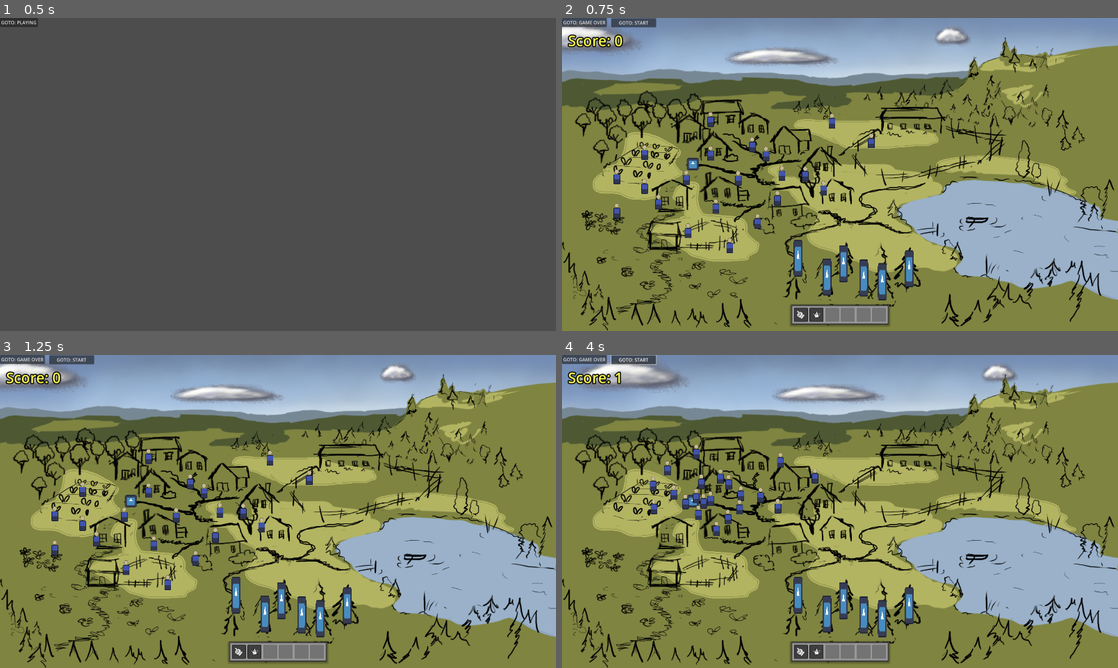
Above: before the commit, frames 1-4 (two rows, left to right).
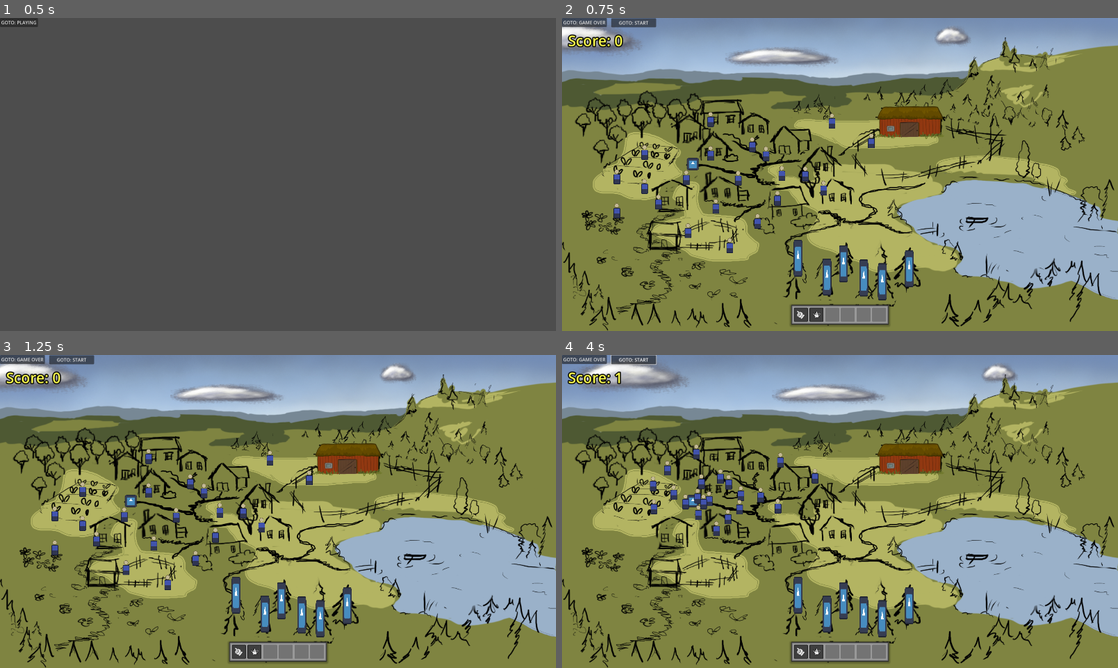
Above: after the commit, the same moments.

Repository: arget4me/cosyville
Game: Godot game, scene res://Scenes/main_scene.tscn
Two runs of this game, one before a commit and one after it. Both use one fixed random seed, a clock stepped at 60 frames per second and the inputs below. The engine's default icon, where the game draws it, is replaced by a stand-in: a white triangle on a blue panel in a dark square.
Inputs (mouse positions are in pixels of both pictures, inside the frame that each line leads up to):
- Up to frame 1 (0.5 s): no input
- Up to frame 2 (0.75 s): click "GOTO: PLAYING" at 0.5 s
- Up to frame 3 (1.25 s): no input
- Up to frame 4 (4 s): click "GOTO: START" at 1.25 s; click "GOTO: START" at 2 s; move the mouse to (695, 502) at 2.77 s; press the mouse at (695, 502) at 2.78 s; hold Right (ui_right) 2.78-3.53 s; move the mouse to (845, 602) at 3.52 s; release the mouse at (845, 602) at 3.53 s; hold Down (ui_down) from 3.53 s (still down); click (845, 602) at 3.6 s

Frame 1 is identical in both runs. In frame 2, 1.1% of the frame differs, in the area x 56-69%, y 28-39%; in frame 3, 1.1%; in frame 4, 1.2%, in the area x 23-69%, y 28-50%.

Commit message:
Add Ladan

Diff:
--- /dev/null
+++ b/Scenes/World/ladan.tscn
@@ -0,0 +1,24 @@
+[gd_scene load_steps=3 format=3 uid="uid://b16bki12o36mf"]
+
+[ext_resource type="Texture2D" uid="uid://k1bomiv5xy1k" path="res://art/world/Props/ladan.PNG" id="1_toibe"]
+
+[sub_resource type="CapsuleShape2D" id="CapsuleShape2D_61u7c"]
+radius = 5.34
+height = 197.34
+
+[node name="Ladan" type="Node2D"]
+
+[node name="Sprite" type="Sprite2D" parent="."]
+z_as_relative = false
+y_sort_enabled = true
+position = Vector2(3, -3.04999)
+texture = ExtResource("1_toibe")
+offset = Vector2(0, -53.45)
+
+[node name="StaticBody2D" type="StaticBody2D" parent="."]
+position = Vector2(1, -2.04999)
+rotation = 1.56887
+
+[node name="CollisionShape2D" type="CollisionShape2D" parent="StaticBody2D"]
+position = Vector2(-12.9942, -3.025)
+shape = SubResource("CapsuleShape2D_61u7c")
--- a/Scenes/cosy_village_clicking_example.tscn
+++ b/Scenes/cosy_village_clicking_example.tscn
@@ -7,6 +7,7 @@
 [ext_resource type="PackedScene" uid="uid://cbycy8bbyocpe" path="res://Scenes/Clicking/clickable.tscn" id="3_v8xti"]
 [ext_resource type="PackedScene" uid="uid://74idepem82pk" path="res://Scenes/Chaos/FireTree.tscn" id="6_ekpvo"]
 [ext_resource type="PackedScene" uid="uid://dqwcom1xx1r5h" path="res://Scenes/villager_instance.tscn" id="7_jhwky"]
+[ext_resource type="PackedScene" uid="uid://b16bki12o36mf" path="res://Scenes/World/ladan.tscn" id="8_gfc0v"]
 
 [node name="CosyVillage" type="Node2D"]
 
@@ -31,85 +32,116 @@
 [node name="Clickable" parent="Village" instance=ExtResource("3_v8xti")]
 scale = Vector2(2.09422, 2.11328)
 
-[node name="FireTrees" type="Node" parent="."]
+[node name="YSORT" type="Node2D" parent="."]
+y_sort_enabled = true
 
-[node name="FireTree" parent="FireTrees" instance=ExtResource("6_ekpvo")]
+[node name="VillagerInstance" parent="YSORT" instance=ExtResource("7_jhwky")]
+z_as_relative = false
+position = Vector2(762, 562)
+
+[node name="VillagerInstance2" parent="YSORT" instance=ExtResource("7_jhwky")]
+z_as_relative = false
+position = Vector2(534, 676)
+
+[node name="VillagerInstance3" parent="YSORT" instance=ExtResource("7_jhwky")]
+z_as_relative = false
+position = Vector2(438, 760)
+
+[node name="VillagerInstance4" parent="YSORT" instance=ExtResource("7_jhwky")]
+z_as_relative = false
+position = Vector2(906, 613)
+
+[node name="VillagerInstance5" parent="YSORT" instance=ExtResource("7_jhwky")]
+z_as_relative = false
+position = Vector2(678, 727)
+
+[node name="VillagerInstance6" parent="YSORT" instance=ExtResource("7_jhwky")]
+z_as_relative = false
+position = Vector2(582, 811)
+
+[node name="VillagerInstance7" parent="YSORT" instance=ExtResource("7_jhwky")]
+z_as_relative = false
+position = Vector2(660, 463)
+
+[node name="VillagerInstance8" parent="YSORT" instance=ExtResource("7_jhwky")]
+z_as_relative = false
+position = Vector2(432, 577)
+
+[node name="VillagerInstance9" parent="YSORT" instance=ExtResource("7_jhwky")]
+z_as_relative = false
+position = Vector2(336, 661)
+
+[node name="VillagerInstance10" parent="YSORT" instance=ExtResource("7_jhwky")]
+z_as_relative = false
+position = Vector2(1071, 450)
+
+[node name="VillagerInstance11" parent="YSORT" instance=ExtResource("7_jhwky")]
+z_as_relative = false
+position = Vector2(843, 564)
+
+[node name="VillagerInstance12" parent="YSORT" instance=ExtResource("7_jhwky")]
+z_as_relative = false
+position = Vector2(747, 648)
+
+[node name="VillagerInstance13" parent="YSORT" instance=ExtResource("7_jhwky")]
+z_as_relative = false
+position = Vector2(935, 381)
+
+[node name="VillagerInstance14" parent="YSORT" instance=ExtResource("7_jhwky")]
+z_as_relative = false
+position = Vector2(707, 495)
+
+[node name="VillagerInstance15" parent="YSORT" instance=ExtResource("7_jhwky")]
+z_as_relative = false
+position = Vector2(611, 579)
+
+[node name="VillagerInstance16" parent="YSORT" instance=ExtResource("7_jhwky")]
+z_as_relative = false
+position = Vector2(516, 376)
+
+[node name="VillagerInstance17" parent="YSORT" instance=ExtResource("7_jhwky")]
+z_as_relative = false
+position = Vector2(288, 490)
+
+[node name="VillagerInstance18" parent="YSORT" instance=ExtResource("7_jhwky")]
+z_as_relative = false
+position = Vector2(192, 574)
+
+[node name="VillagerInstance19" parent="YSORT" instance=ExtResource("7_jhwky")]
+z_as_relative = false
+position = Vector2(516, 493)
+
+[node name="VillagerInstance20" parent="YSORT" instance=ExtResource("7_jhwky")]
+z_as_relative = false
+position = Vector2(288, 607)
+
+[node name="VillagerInstance21" parent="YSORT" instance=ExtResource("7_jhwky")]
+z_as_relative = false
+position = Vector2(192, 691)
+
+[node name="FireTree" parent="YSORT" instance=ExtResource("6_ekpvo")]
+z_as_relative = false
 position = Vector2(974, 916)
 
-[node name="FireTree2" parent="FireTrees" instance=ExtResource("6_ekpvo")]
+[node name="FireTree2" parent="YSORT" instance=ExtResource("6_ekpvo")]
+z_as_relative = false
 position = Vector2(917, 962)
 
-[node name="FireTree3" parent="FireTrees" instance=ExtResource("6_ekpvo")]
+[node name="FireTree3" parent="YSORT" instance=ExtResource("6_ekpvo")]
+z_as_relative = false
 position = Vector2(1044, 965)
 
-[node name="FireTree4" parent="FireTrees" instance=ExtResource("6_ekpvo")]
+[node name="FireTree4" parent="YSORT" instance=ExtResource("6_ekpvo")]
+z_as_relative = false
 position = Vector2(1108, 978)
 
-[node name="FireTree5" parent="FireTrees" instance=ExtResource("6_ekpvo")]
+[node name="FireTree5" parent="YSORT" instance=ExtResource("6_ekpvo")]
+z_as_relative = false
 position = Vector2(817, 897)
 
-[node name="FireTree6" parent="FireTrees" instance=ExtResource("6_ekpvo")]
+[node name="FireTree6" parent="YSORT" instance=ExtResource("6_ekpvo")]
+z_as_relative = false
 position = Vector2(1201, 933)
 
-[node name="VillagerInstance" parent="." instance=ExtResource("7_jhwky")]
-position = Vector2(762, 562)
-
-[node name="VillagerInstance2" parent="." instance=ExtResource("7_jhwky")]
-position = Vector2(534, 676)
-
-[node name="VillagerInstance3" parent="." instance=ExtResource("7_jhwky")]
-position = Vector2(438, 760)
-
-[node name="VillagerInstance4" parent="." instance=ExtResource("7_jhwky")]
-position = Vector2(906, 613)
-
-[node name="VillagerInstance5" parent="." instance=ExtResource("7_jhwky")]
-position = Vector2(678, 727)
-
-[node name="VillagerInstance6" parent="." instance=ExtResource("7_jhwky")]
-position = Vector2(582, 811)
-
-[node name="VillagerInstance7" parent="." instance=ExtResource("7_jhwky")]
-position = Vector2(660, 463)
-
-[node name="VillagerInstance8" parent="." instance=ExtResource("7_jhwky")]
-position = Vector2(432, 577)
-
-[node name="VillagerInstance9" parent="." instance=ExtResource("7_jhwky")]
-position = Vector2(336, 661)
-
-[node name="VillagerInstance10" parent="." instance=ExtResource("7_jhwky")]
-position = Vector2(1071, 450)
-
-[node name="VillagerInstance11" parent="." instance=ExtResource("7_jhwky")]
-position = Vector2(843, 564)
-
-[node name="VillagerInstance12" parent="." instance=ExtResource("7_jhwky")]
-position = Vector2(747, 648)
-
-[node name="VillagerInstance13" parent="." instance=ExtResource("7_jhwky")]
-position = Vector2(935, 381)
-
-[node name="VillagerInstance14" parent="." instance=ExtResource("7_jhwky")]
-position = Vector2(707, 495)
-
-[node name="VillagerInstance15" parent="." instance=ExtResource("7_jhwky")]
-position = Vector2(611, 579)
-
-[node name="VillagerInstance16" parent="." instance=ExtResource("7_jhwky")]
-position = Vector2(516, 376)
-
-[node name="VillagerInstance17" parent="." instance=ExtResource("7_jhwky")]
-position = Vector2(288, 490)
-
-[node name="VillagerInstance18" parent="." instance=ExtResource("7_jhwky")]
-position = Vector2(192, 574)
-
-[node name="VillagerInstance19" parent="." instance=ExtResource("7_jhwky")]
-position = Vector2(516, 493)
-
-[node name="VillagerInstance20" parent="." instance=ExtResource("7_jhwky")]
-position = Vector2(288, 607)
-
-[node name="VillagerInstance21" parent="." instance=ExtResource("7_jhwky")]
-position = Vector2(192, 691)
+[node name="Ladan" parent="YSORT" instance=ExtResource("8_gfc0v")]
+position = Vector2(1200, 420)
--- a/Scenes/villager_instance.tscn
+++ b/Scenes/villager_instance.tscn
@@ -4,7 +4,7 @@
 [ext_resource type="Texture2D" uid="uid://cgtomismlwwyu" path="res://art/People/VillagerMale.png" id="2_ereig"]
 
 [sub_resource type="RectangleShape2D" id="RectangleShape2D_0q22o"]
-size = Vector2(92, 156)
+size = Vector2(72, 124)
 
 [node name="VillagerInstance" type="CharacterBody2D"]
 y_sort_enabled = true
@@ -19,6 +19,6 @@
 offset = Vector2(0, -61.045)
 
 [node name="CollisionShape2D" type="CollisionShape2D" parent="."]
-position = Vector2(-0.519958, -34.52)
+position = Vector2(0, -29)
 scale = Vector2(0.5, 0.5)
 shape = SubResource("RectangleShape2D_0q22o")
Not shown: 1 places in Scenes/cosy_village_clicking_example.tscn that only renumber resources
Binary file added: art/world/Props/ladan.PNG
Not shown, added: art/world/Props/ladan.PNG.import
